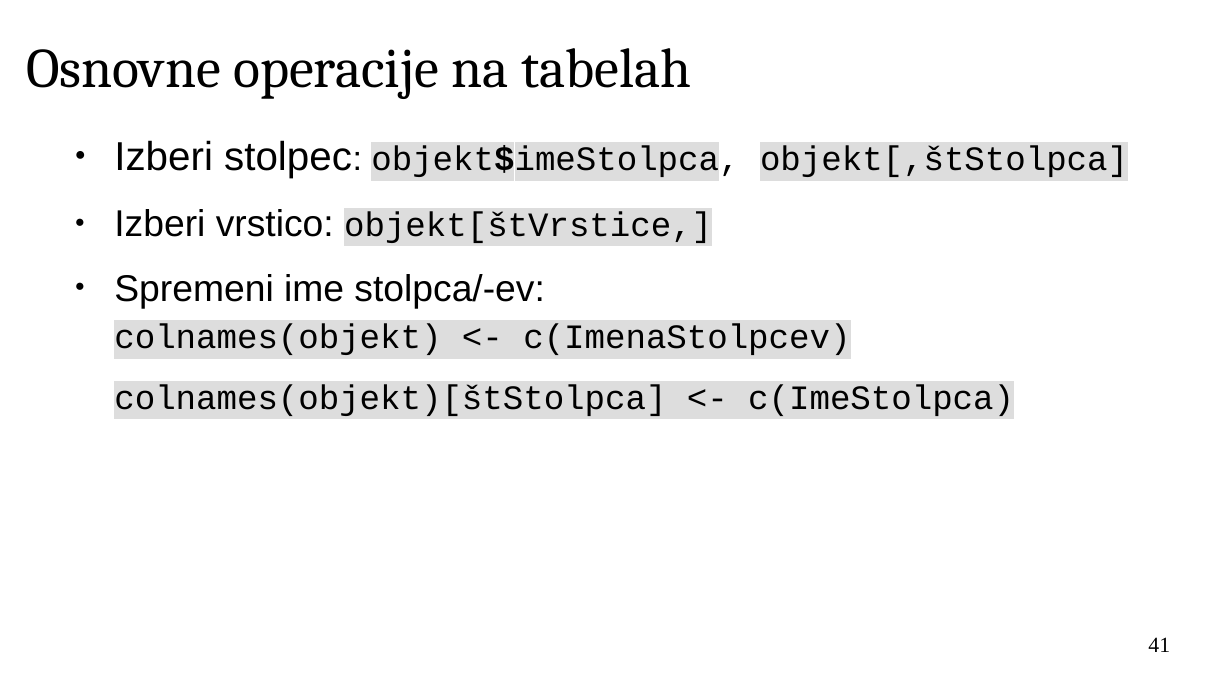
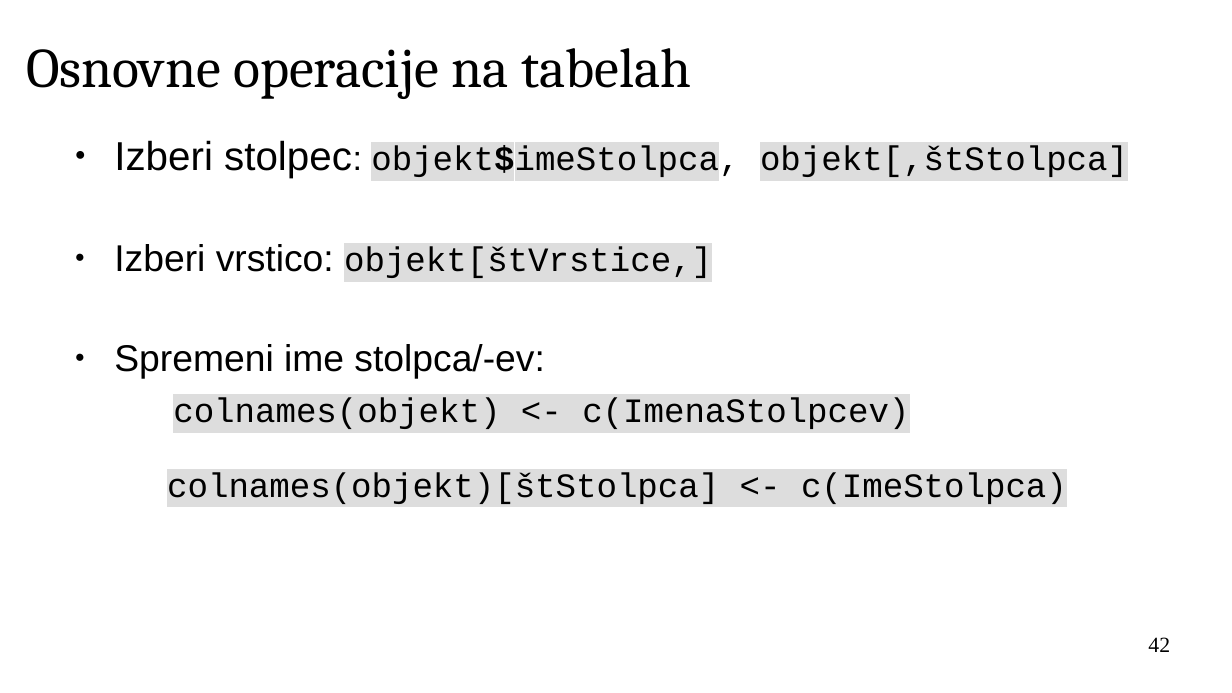
Before and after one commit to janaobsteter/R_tecaj, a slide deck: slide 42 of IT_Rtecaj.odp (slide 41 before the commit). Drawn at 1232x693 pixels with LibreOffice and Linux fonts; fonts in the diff are those of the drawing; background and template pictures are left out. Boxes give left, top, right and bottom in pixels: in the first picture for what was removed or moved away, otherwise in the second. Text is boxed around its words. In the diff, an @@ line names an element or a change of style, - is before the commit and + after.

```diff
--- a/IT_Rtecaj.odp
+++ b/IT_Rtecaj.odp
@@ text "Izberi stolpec: objekt$imeStolpca, objekt[,štStolpca]" at box(114, 140, 1128, 504): more space between paragraphs; list level 1 to 2 in "colnames(objekt)[štStolpca] <- c(ImeStolpca)" @@
@@ page number at box(1148, 637, 1170, 652): text changed @@
-41
+42
```
Also in this commit, not shown: 12 other slides changed, 3 slides added.
